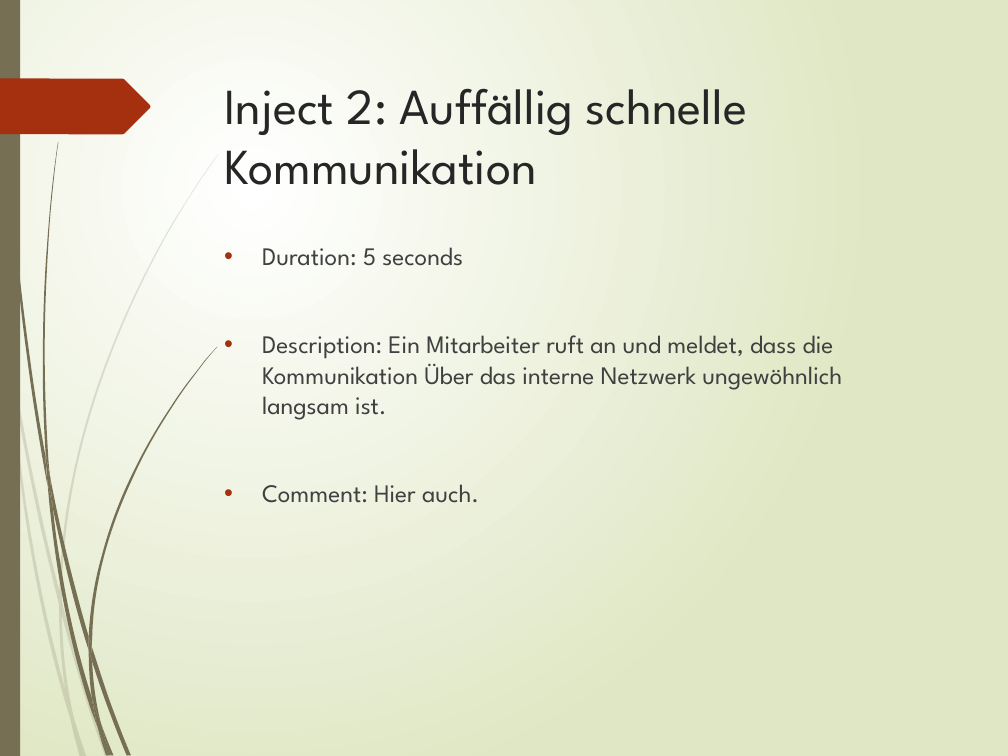
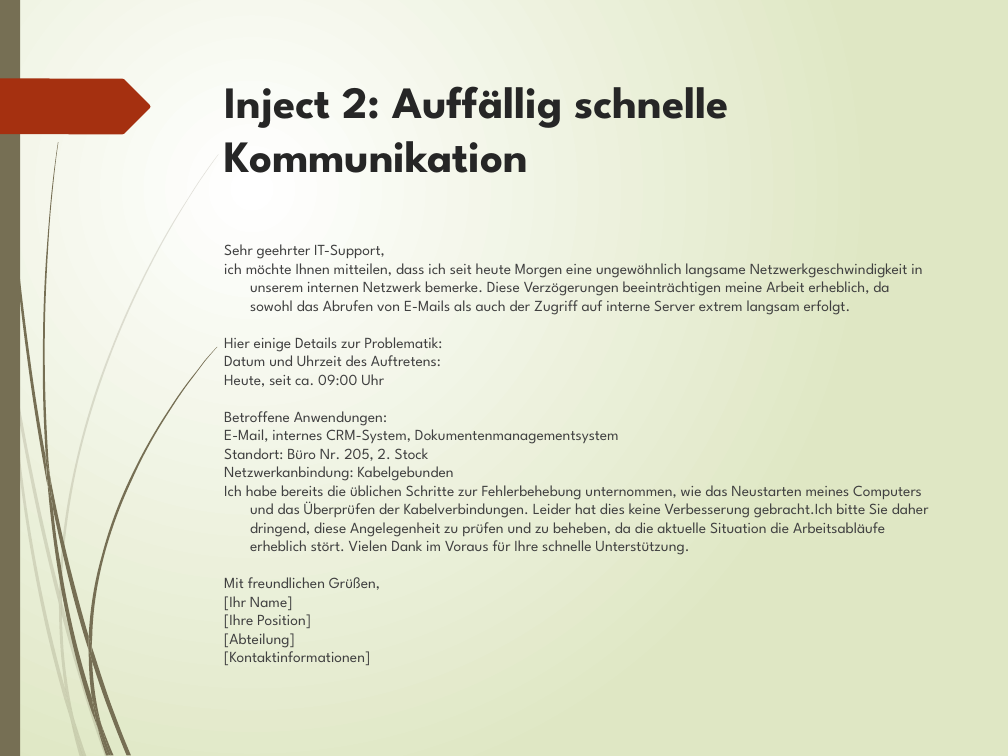
Before and after one commit to cidies/dryrun, a slide deck: slide 4 of static/Ransomware_Angriff_-_Pharma_Batchumgebung_presentation.pptx (slide 7 before the commit). Drawn at 1008x756 pixels with LibreOffice and Linux fonts; fonts in the diff are those of the drawing. Boxes give left, top, right and bottom in pixels: in the first picture for what was removed or moved away, otherwise in the second. Text is boxed around its words. In the diff, an @@ line names an element or a change of style, - is before the commit and + after.

```diff
--- a/static/Ransomware_Angriff_-_Pharma_Batchumgebung_presentation.pptx
+++ b/static/Ransomware_Angriff_-_Pharma_Batchumgebung_presentation.pptx
@@ title "Inject 2: Auffällig schnelle Kommunikation" at <box>224,86,728,173</box>: size 36 to 32 pt, bold on @@
@@ text at <box>224,244,929,665</box>: text changed; size 18 to 11 pt @@
-• Duration: 5 seconds
-• Description: Ein Mitarbeiter ruft an und meldet, dass die Kommunikation Über das interne Netzwerk ungewöhnlich langsam ist.
-• Comment: Hier auch.
+Sehr geehrter IT-Support,
+ich möchte Ihnen mitteilen, dass ich seit heute Morgen eine ungewöhnlich langsame Netzwerkgeschwindigkeit in unserem internen Netzwerk bemerke. Diese Verzögerungen beeinträchtigen meine Arbeit erheblich, da sowohl das Abrufen von E-Mails als auch der Zugriff auf interne Server extrem langsam erfolgt.
+Hier einige Details zur Problematik:
+Datum und Uhrzeit des Auftretens:
+Heute, seit ca. 09:00 Uhr
+Betroffene Anwendungen:
+E-Mail, internes CRM-System, Dokumentenmanagementsystem
+Standort: Büro Nr. 205, 2. Stock
+Netzwerkanbindung: Kabelgebunden
+Ich habe bereits die üblichen Schritte zur Fehlerbehebung unternommen, wie das Neustarten meines Computers und das Überprüfen der Kabelverbindungen. Leider hat dies keine Verbesserung gebracht.Ich bitte Sie daher dringend, diese Angelegenheit zu prüfen und zu beheben, da die aktuelle Situation die Arbeitsabläufe erheblich stört. Vielen Dank im Voraus für Ihre schnelle Unterstützung.
+Mit freundlichen Grüßen,
+[Ihr Name]
+[Ihre Position]
+[Abteilung]
+[Kontaktinformationen]
```
Also in this commit, not shown: 7 other slides changed, 2 slides added, 2 slides removed, 7 other files.
